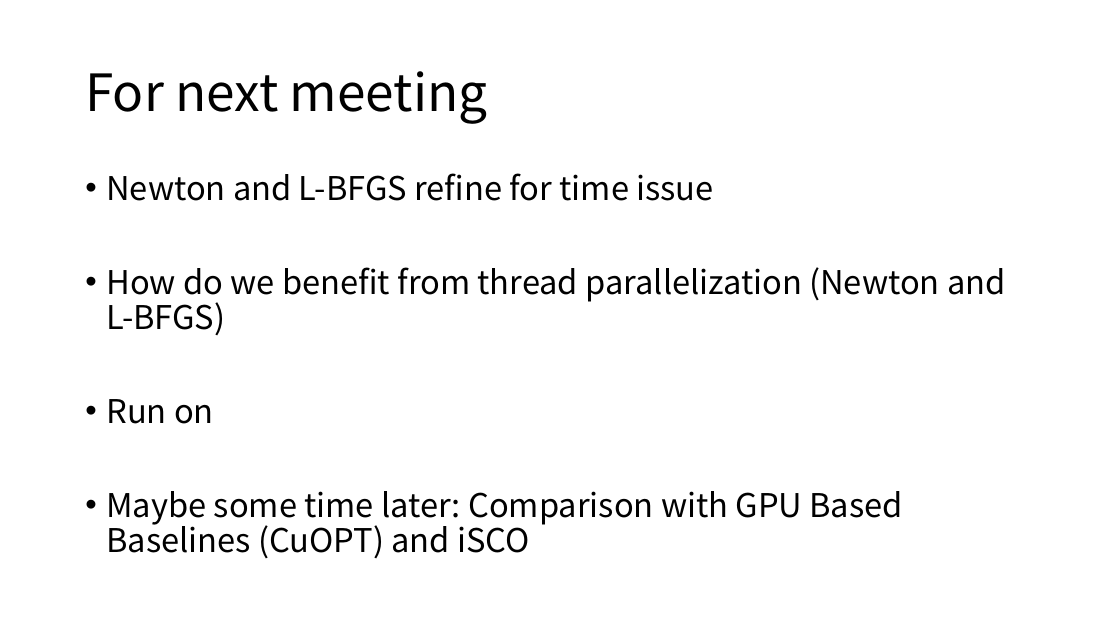
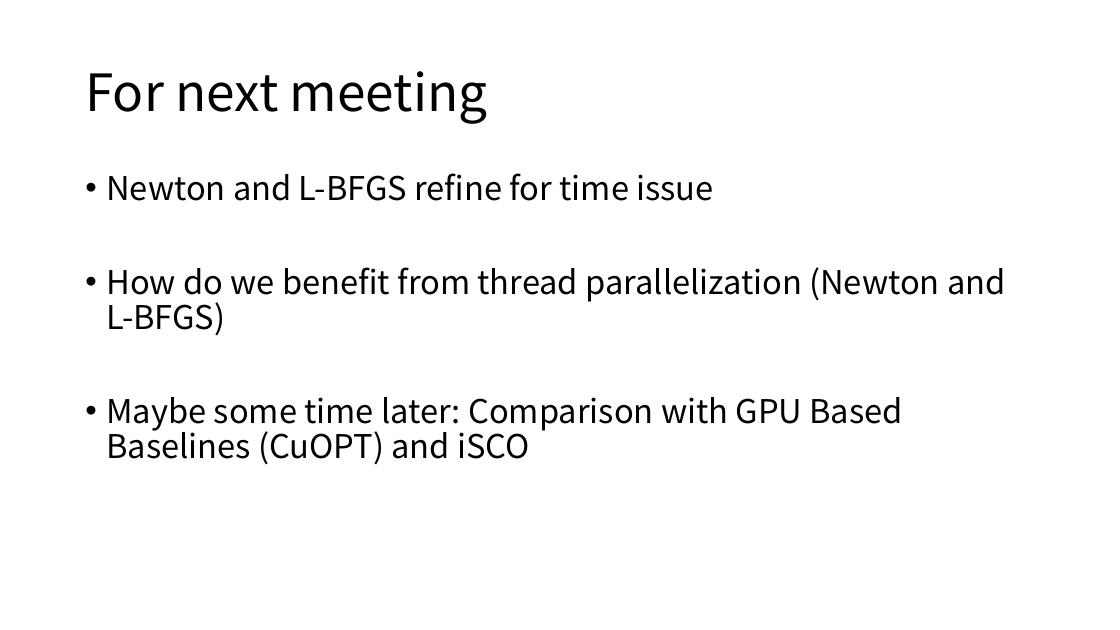
Before and after one commit to Cheng-HanHuang/ML_for_CO_DARPA, a slide deck: slide 13 of 0925/DARPA_Meeting_0924_Cheng.pptx. Drawn at 1120x630 pixels with LibreOffice and Linux fonts; fonts in the diff are those of the drawing. Boxes give left, top, right and bottom in pixels: in the first picture for what was removed or moved away, otherwise in the second. Text is boxed around its words. In the diff, an @@ line names an element or a change of style, - is before the commit and + after.

```diff
--- a/0925/DARPA_Meeting_0924_Cheng.pptx
+++ b/0925/DARPA_Meeting_0924_Cheng.pptx
@@ text at (106, 399, 214, 424): paragraph removed @@
-• Run on
```
Also in this commit, not shown: 2 other slides changed, 1 slide added, 1 slide removed, 1 other file.
